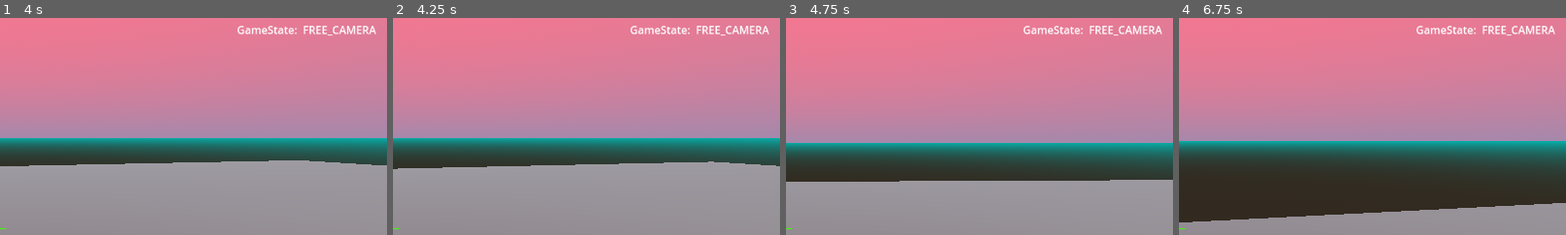
Above: before the commit, frames 1-4 (left to right).
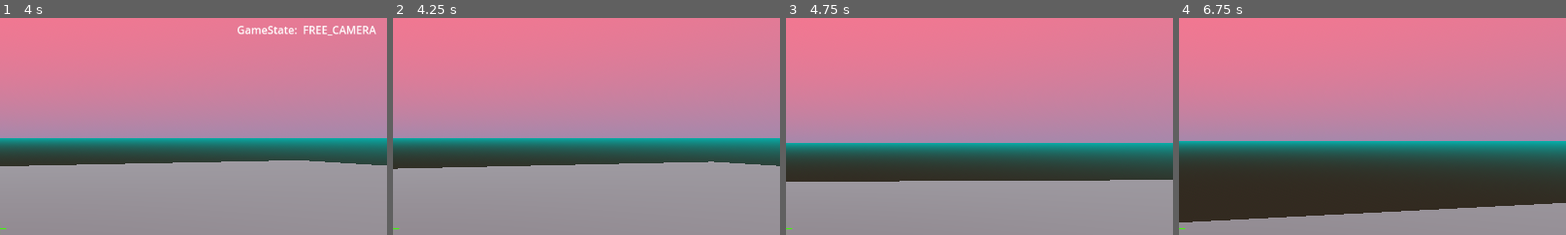
Above: after the commit, the same moments.

Repository: tehelka-gamedev/gmtk-2024
Game: Godot game, scene res://main/main.tscn
Two runs of this game, one before a commit and one after it. Both use one fixed random seed, a clock stepped at 60 frames per second and the inputs below.
Inputs (mouse positions are % of the whole screen's width and height, from its top left):
- Up to frame 1 (4 s): move the mouse to (55, 50) at 0.52 s; press the mouse at (55, 50) at 0.53 s; hold W (move_forward) from 0.53 s (still down); tap Enter at 1.25 s; move the mouse to (45, 50) at 1.27 s; release the mouse at (45, 50) at 1.28 s; click (45, 50) at 1.35 s; move the mouse to (52, 48) at 2.02 s; press the mouse at (52, 48) at 2.03 s; move the mouse to (49, 52) at 2.77 s; release the mouse at (49, 52) at 2.78 s; click (49, 52) at 2.85 s; move the mouse to (57, 51) at 3.52 s; press the mouse at (57, 51) at 3.53 s
- Up to frame 2 (4.25 s): keep holding W (move_forward); tap H (debug_menu, bound only after the commit) at 4.15 s
- Up to frame 3 (4.75 s): keep holding W (move_forward); move the mouse to (42, 49) at 4.27 s; release the mouse at (42, 49) at 4.28 s; click (42, 49) at 4.35 s
- Up to frame 4 (6.75 s): move the mouse to (51, 50) at 5.02 s; press the mouse at (51, 50) at 5.03 s; move the mouse to (46, 48) at 5.77 s; release W (move_forward) at 5.78 s; release the mouse at (46, 48) at 5.78 s; hold D (move_right) 5.78-6.53 s; click (46, 48) at 5.85 s; move the mouse to (55, 50) at 6.52 s; press the mouse at (55, 50) at 6.53 s; hold W (move_forward) from 6.53 s (still down)
The pictures show only the part of the screen within x 50-100%, y 2-51%; the shares and areas given below are measured in that part.

Frame 1 is identical in both runs. In frame 2, 0.7% of the frame differs, in the area x 61-98%, y 3-9%; in frame 3, 0.7%; in frame 4, 0.8%.

Commit message:
toggle debug with H

Diff:
--- a/godot/debug/debug_window.gd
+++ b/godot/debug/debug_window.gd
@@ -10,7 +10,8 @@
 
 # Called every frame. 'delta' is the elapsed time since the previous frame.
 func _process(delta: float) -> void:
-	pass
+	if Input.is_action_just_pressed("debug_menu"):
+		visible = not visible
 
 func _on_game_state_changed(new_game_state:Enum.GameState) -> void:
 	game_state_value.text = Enum.GameState.keys()[new_game_state]
--- a/godot/project.godot
+++ b/godot/project.godot
@@ -106,6 +106,11 @@
 "events": [Object(InputEventKey,"resource_local_to_scene":false,"resource_name":"","device":-1,"window_id":0,"alt_press …(192 unchanged characters)…
 ]
 }
+debug_menu={
+"deadzone": 0.5,
+"events": [Object(InputEventKey,"resource_local_to_scene":false,"resource_name":"","device":-1,"window_id":0,"alt_pressed":false,"shift_pressed":false,"ctrl_pressed":false,"meta_pressed":false,"pressed":false,"keycode":0,"physical_keycode":72,"key_label":0,"unicode":104,"location":0,"echo":false,"script":null)
+]
+}
 
 [layer_names]
 
